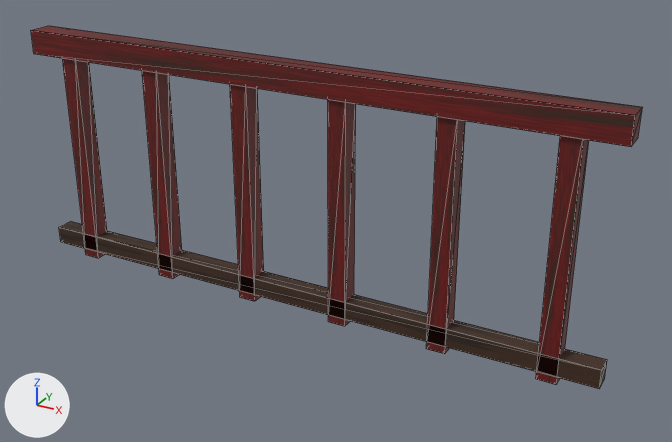
What one commit did to the Blender file blender_src/kit/railing.blend.
Camera for both pictures: a 50 mm lens placed at (1.41, -2.29, 1.61), pointed at (0.13, 0.05, 0.44). Arrows for +X, +Y and +Z are at lower left; the lights stay in place. The first picture is the older version. Mesh edges are drawn as thin lines. Objects named as collision shapes, trigger or cutter boxes, shadow casters or lower levels of detail are left out.

The first picture shows 'Bar0', 'Bar1', 'Bar2', 'Bar3', 'Bar4', 'Bar5', 'RailBot', 'RailTop'.
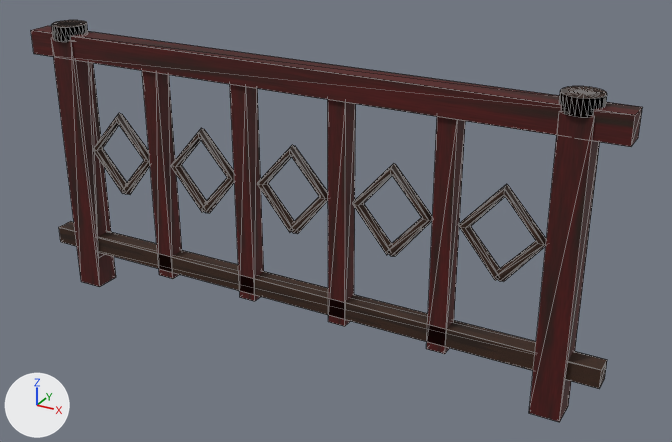
Changed parts and their boxes [x1, y1, x2, y2] in the pictures (672 x 442 px):
'RailTop', recoloured: [31, 26, 642, 147] in both
'Art_BurntLacquer', added: after [51, 38, 600, 422]
'Art_WarmWood', added: after [52, 20, 607, 282]
'Bar5', recoloured: [536, 136, 589, 384] in both
'Bar4', recoloured: [426, 117, 465, 354] in both
'Bar3', recoloured: [328, 100, 356, 326] in both
'Bar2', recoloured: [230, 84, 264, 301] in both
'Bar1', recoloured: [142, 71, 182, 279] in both
'Bar0', recoloured: [62, 58, 107, 258] in both

Edits to the bpy script that builds the scene:
```text
Add img_t_wood_dark_001:
    img_t_wood_dark_001 = load_image('t_wood_dark.001', '_unpacked/t_wood_dark.001', 512, 512, 'sRGB')
Add img_t_wood_red_001:
    img_t_wood_red_001 = load_image('t_wood_red.001', '_unpacked/t_wood_red.001', 512, 512, 'sRGB')
Change mat_m_woodred:
    where n0 = _N.new('ShaderNodeBsdfPrincipled'); n0.name = 'Principled BSDF'
    n0.inputs[2].default_value: 0.62 -> 0.74  # 'Roughness'
    add n3 = _N.new('ShaderNodeMix'); n3.name = 'Mix'
    add n3.data_type = 'RGBA'
    add n3.blend_type = 'MULTIPLY'
    add n3.inputs[0].default_value = 1.0  # 'Factor'
    add n3.inputs[7].default_value = (0.51, 0.44, 0.36, 1.0)  # 'B', grey #bdb1a2
    where n2 = _N.new('ShaderNodeTexImage'); n2.name = 'Image Texture'
    remove _L.new(n2.outputs[0], n0.inputs[0])  # 'Color' to 'Base Color'
    add _L.new(n3.outputs[2], n0.inputs[0])  # 'Result' to 'Base Color'
    add _L.new(n2.outputs[0], n3.inputs[6])  # 'Color' to 'A'
Add mat_warmwood:
    mat_warmwood = bpy.data.materials.new('WarmWood')
    # colours: beige #d1ba9e
    # uses the picture img_t_wood_dark_001
Add mat_burntlacquer:
    mat_burntlacquer = bpy.data.materials.new('BurntLacquer')
    # colours: beige #b6a493
    # uses the picture img_t_wood_red_001
Add me_art_warmwood:
    me_art_warmwood.from_pydata(...)  # 655 vertices, 432 faces; spans x -0.92..0.92, y -0.06..0.06, z 0.39..0.97
    me_art_warmwood.materials.append(mat_warmwood)
Add me_art_burntlacquer:
    me_art_burntlacquer.from_pydata(...)  # 48 vertices, 24 faces; spans x -0.9..0.9, y -0.04..0.04, z 0.02..0.92
    me_art_burntlacquer.materials.append(mat_burntlacquer)
Add ob_art_warmwood:
    ob_art_warmwood = bpy.data.objects.new('Art_WarmWood', me_art_warmwood)
    ob_art_warmwood.parent = ob_railing
    ob_art_warmwood.location = (0.0, 0.0, 0.0)
Add ob_art_burntlacquer:
    ob_art_burntlacquer = bpy.data.objects.new('Art_BurntLacquer', me_art_burntlacquer)
    ob_art_burntlacquer.parent = ob_railing
    ob_art_burntlacquer.location = (0.0, 0.0, 0.0)
```
